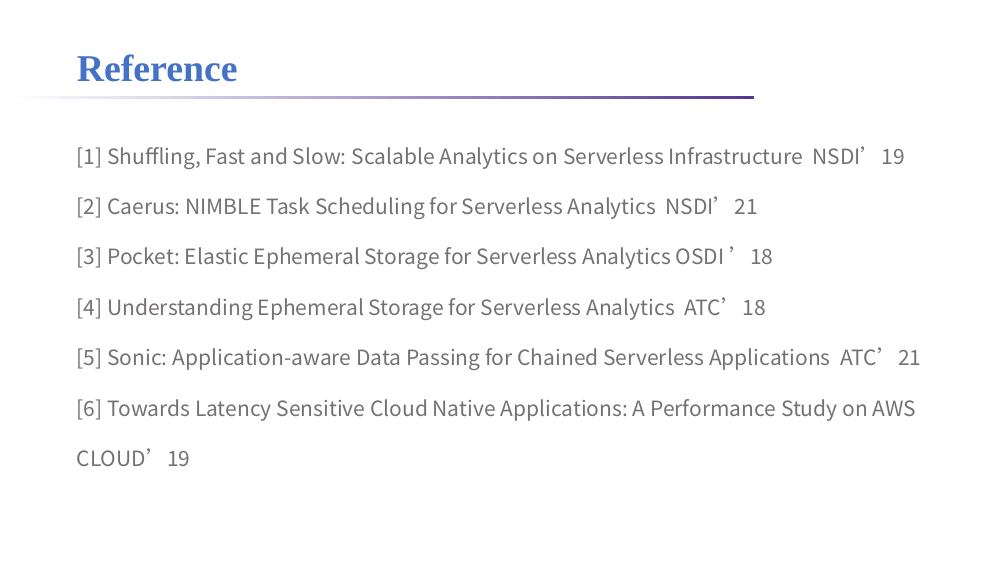
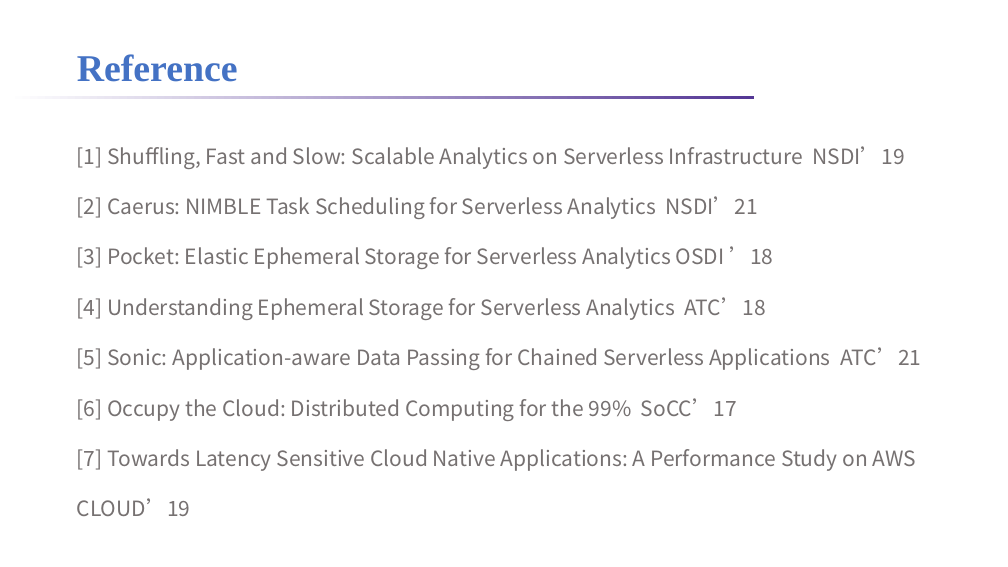
Before and after one commit to lt2000/ADSL, a slide deck: slide 20 of meeting/Serverless数据分析应用特征的定性分析.pptx. Drawn at 1008x567 pixels with LibreOffice and Linux fonts; fonts in the diff are those of the drawing; background and template pictures are left out. Boxes give left, top, right and bottom in pixels: in the first picture for what was removed or moved away, otherwise in the second. Text is boxed around its words. In the diff, an @@ line names an element or a change of style, - is before the commit and + after.

Commit message:
update PPT

```diff
--- a/meeting/Serverless数据分析应用特征的定性分析.pptx
+++ b/meeting/Serverless数据分析应用特征的定性分析.pptx
@@ text at [77, 398, 917, 471]: text changed @@
-[6] Towards Latency Sensitive Cloud Native Applications: A Performance Study on AWS CLOUD’19
+[6] Occupy the Cloud: Distributed Computing for the 99% SoCC’17
+[7] Towards Latency Sensitive Cloud Native Applications: A Performance Study on AWS CLOUD’19
```
Also in this commit, not shown: 1 other slide changed.
